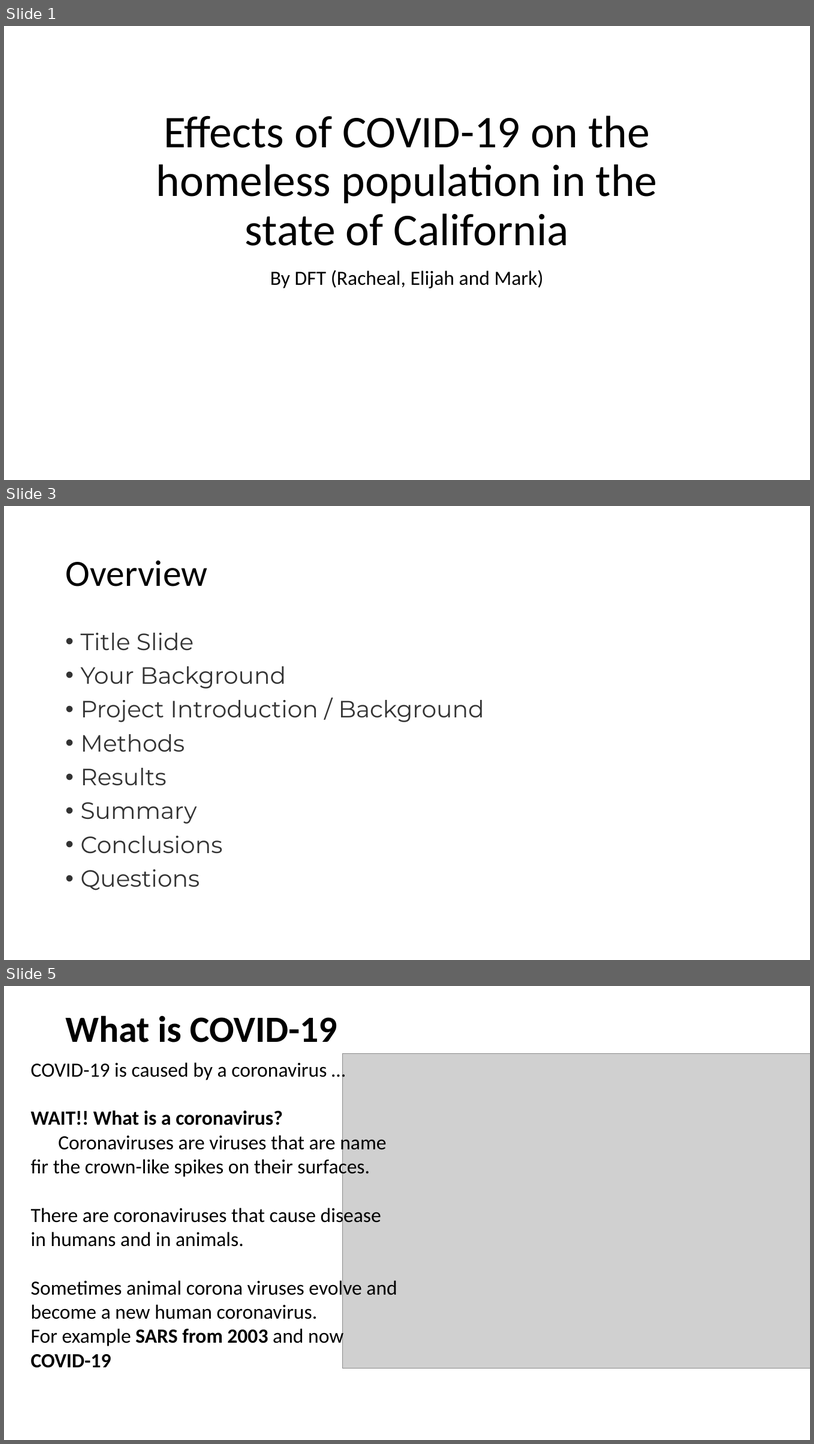
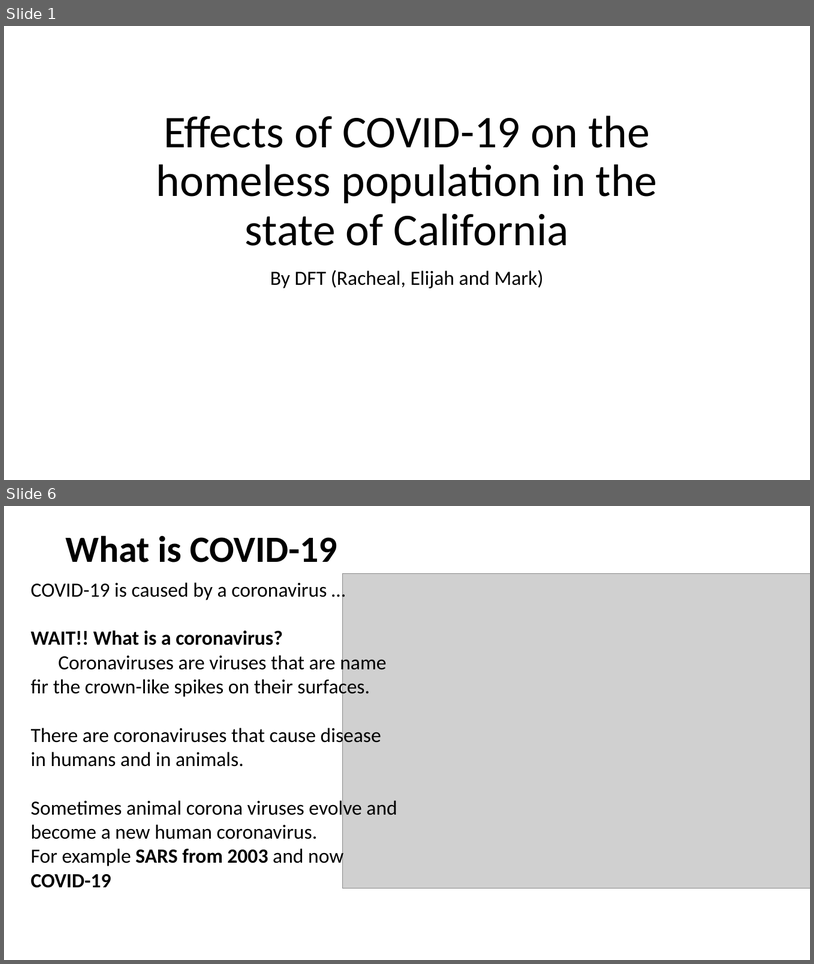
Before and after one commit to engmarkrezk/DFT_FinalProject, a slide deck: RecoverdDFTppt.pptx. Shown one above the other, each under a label of ours: slides 1, 3 and 5 before the commit, slides 1 and 6 after it; the slides between them are not shown. The pictures are 814x1444 and 814x964 pixels, drawn with LibreOffice and Linux fonts; fonts in the diff are those of the drawing; grey boxes stand for pictures. Boxes give left, top, right and bottom in pixels: in the first picture for what was removed or moved away, otherwise in the second. Text is boxed around its words. In the diff, an @@ line names an element or a change of style, - is before the commit and + after.

```diff
--- a/RecoverdDFTppt.pptx
+++ b/RecoverdDFTppt.pptx
@@ slide 3 removed at [4,506,810,960], background #FFFFFF @@
@@ title removed at [65,560,207,586] @@
-Overview
@@ text removed at [81,633,485,890] @@
-• Title Slide
-• Your Background
-• Project Introduction / Background
-• Methods
-• Results
-• Summary
-• Conclusions
-• Questions
@@ what was slide 5 is now slide 6 @@
```
Also in this commit, not shown: 1 slide changed, 8 slides added, 2 other slides removed, 1 other file.
